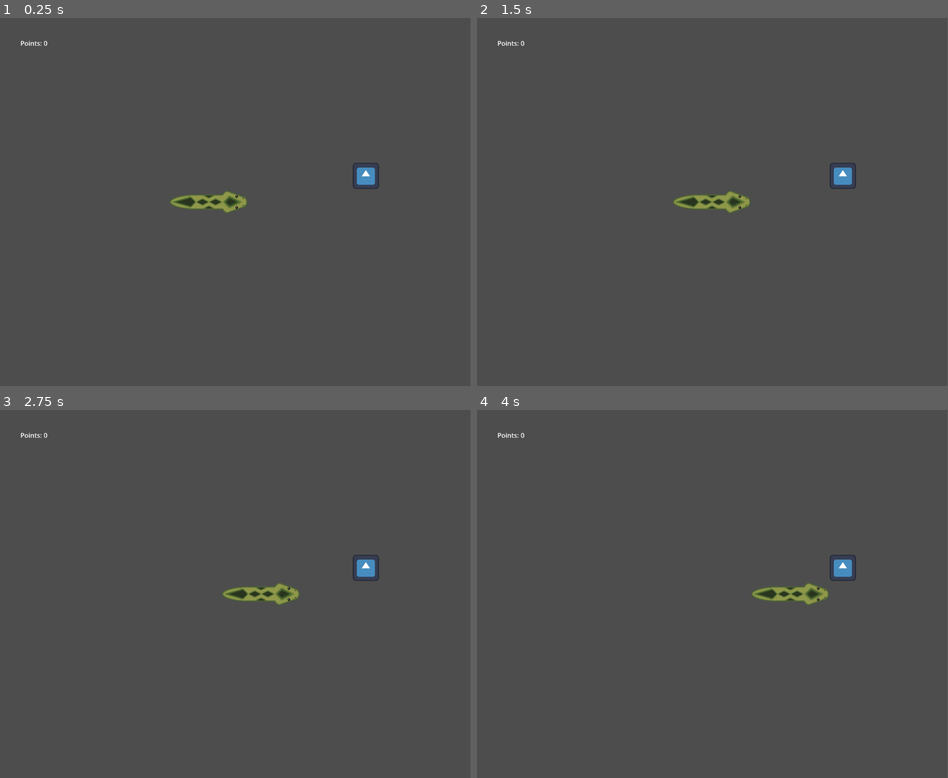
Above: before the commit, frames 1-4 (two rows, left to right).
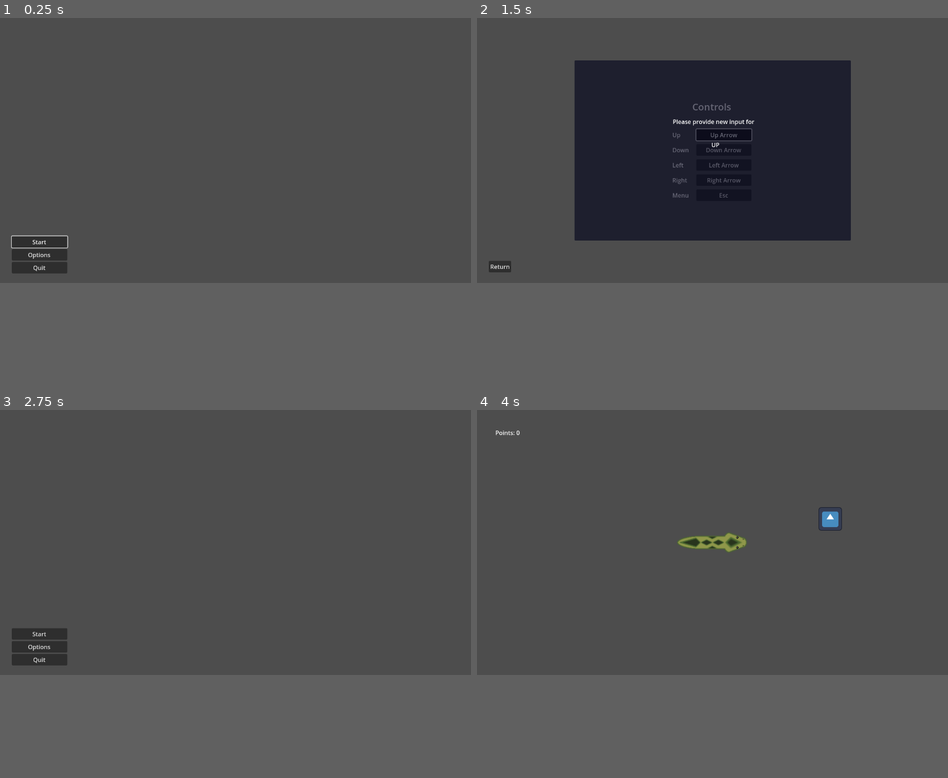
Above: after the commit, the same moments.

Repository: Szpaner/SnakeDot
Game: Godot game, scene res://assets/Scenes/Menu/menu.tscn
Two runs of this game, one before a commit and one after it. Both use one fixed random seed, a clock stepped at 60 frames per second and the inputs below. Before the commit the project starts from res://assets/Scenes/Game/game.tscn. The engine's default icon, where the game draws it, is replaced by a stand-in: a white triangle on a blue panel in a dark square.
Inputs (mouse positions are in pixels of both pictures, inside the frame that each line leads up to):
- Up to frame 1 (0.25 s): no input
- Up to frame 2 (1.5 s): click (514, 345) at 0.5 s, where only the run after the commit has a clickable "Options"; click (721, 179) at 1.25 s, where only the run after the commit has a clickable "Up Arrow"
- Up to frame 3 (2.75 s): click (23, 755) at 2 s, where only the run after the commit has a clickable "Return"
- Up to frame 4 (4 s): click (514, 722) at 2.75 s, where only the run after the commit has a clickable "Start"; tap Enter at 3.5 s; hold Right (move_right) from 3.53 s (still down)
In our replay, the window is 799x625 before the commit and 800x450 after it. These sizes can differ from the game's own. Grey fills any space a smaller window leaves; there, only what the larger window draws over its background counts as a difference.

The runs differ from the first frame. In frame 1, 2.0% of the frame differs, in the area x 2-81%, y 6-70%; in frame 2, 29%; in frame 3, 1.9%; in frame 4, 1.6%.

Commit message:
"Working" Options

Diff:
--- a/assets/Scenes/Menu/Options/options.gd
+++ b/assets/Scenes/Menu/Options/options.gd
@@ -1,4 +1,6 @@
 extends Control
+
+signal closed_options
 
 const INPUT_ACTIONS = [ "move_up", "move_down", "move_left", "move_right", "menu" ]
 const CONFIG_FILE = "user://config.cfg"
@@ -16,14 +18,15 @@
 
 # Called when the node enters the scene tree for the first time.
 func _ready():
+	set_process_unhandled_input(false)
 	pass # Replace with function body.
 
 func _process(delta):
 	pass
 
-func _input(event):
+func _unhandled_input(event):
 	if event is InputEventKey:
-		set_process_input(false)
+		set_process_unhandled_input(false)
 		InputMap.action_erase_events(action)
 		InputMap.action_add_event(action, event)
 		rebindCont.visible = false
@@ -35,7 +38,7 @@
 	rebindCont.visible = true
 	action = "move_up"
 	curBtn = upBtn
-	set_process_input(true)
+	set_process_unhandled_input(true)
 
 
 func _on_down_button_toggled(toggled_on):
@@ -68,3 +71,7 @@
 	action = "menu"
 	curBtn = menuBtn
 	set_process_input(true)
+
+
+func _on_button_pressed():
+	closed_options.emit()
--- a/assets/Scenes/Menu/Options/options.tscn
+++ b/assets/Scenes/Menu/Options/options.tscn
@@ -17,11 +17,18 @@
 script = ExtResource("1_vnryg")
 
 [node name="HBoxContainer" type="HBoxContainer" parent="."]
-layout_mode = 0
-offset_left = 323.0
-offset_top = 216.0
-offset_right = 488.0
-offset_bottom = 419.0
+layout_mode = 1
+anchors_preset = 8
+anchor_left = 0.5
+anchor_top = 0.5
+anchor_right = 0.5
+anchor_bottom = 0.5
+offset_left = -109.5
+offset_top = -137.0
+offset_right = 109.5
+offset_bottom = 137.0
+grow_horizontal = 2
+grow_vertical = 2
 
 [node name="LPanel" type="VBoxContainer" parent="HBoxContainer"]
 layout_mode = 2
@@ -150,8 +157,21 @@
 size_flags_vertical = 0
 horizontal_alignment = 1
 
+[node name="ReturnButton" type="Button" parent="."]
+layout_mode = 1
+anchors_preset = 2
+anchor_top = 1.0
+anchor_bottom = 1.0
+offset_left = 32.0
+offset_top = -60.0
+offset_right = 93.0
+offset_bottom = -29.0
+grow_vertical = 0
+text = "Return"
+
 [connection signal="toggled" from="HBoxContainer/LPanel/GridContainer/UpButton" to="." method="_on_up_button_toggled"]
 [connection signal="toggled" from="HBoxContainer/LPanel/GridContainer/DownButton" to="." method="_on_down_button_toggled"]
 [connection signal="toggled" from="HBoxContainer/LPanel/GridContainer/LeftButton" to="." method="_on_left_button_toggled"]
 [connection signal="toggled" from="HBoxContainer/LPanel/GridContainer/RightButton" to="." method="_on_right_button_toggled"]
 [connection signal="toggled" from="HBoxContainer/LPanel/GridContainer/MenuButton" to="." method="_on_menu_button_toggled"]
+[connection signal="pressed" from="ReturnButton" to="." method="_on_button_pressed"]
--- a/assets/Scenes/Menu/menu.gd
+++ b/assets/Scenes/Menu/menu.gd
@@ -1,9 +1,12 @@
 extends Control
 
 
+@onready var gameMenu : VBoxContainer = $GameMenu
+@onready var options : Control = $Options
+
 # Called when the node enters the scene tree for the first time.
 func _ready():
-	$VBoxContainer/Start.grab_focus()
+	$GameMenu/StartButton.grab_focus()
 
 
 
@@ -12,8 +15,14 @@
 
 
 func _on_options_pressed():
-	pass # Replace with function body.
+	gameMenu.hide()
+	options.show()
 
 
 func _on_quit_pressed():
 	get_tree().quit()
+
+
+func _on_options_2_closed_options():
+	options.hide()
+	gameMenu.show()
--- a/assets/Scenes/Menu/menu.tscn
+++ b/assets/Scenes/Menu/menu.tscn
@@ -1,6 +1,7 @@
-[gd_scene load_steps=2 format=3 uid="uid://cwcuoecebgry6"]
+[gd_scene load_steps=3 format=3 uid="uid://cwcuoecebgry6"]
 
 [ext_resource type="Script" path="res://assets/Scenes/Menu/menu.gd" id="1_5q4ix"]
+[ext_resource type="PackedScene" uid="uid://dt70irply2xlo" path="res://assets/Scenes/Menu/Options/options.tscn" id="2_ccosc"]
 
 [node name="Menu" type="Control"]
 layout_mode = 3
@@ -11,7 +12,7 @@
 grow_vertical = 2
 script = ExtResource("1_5q4ix")
 
-[node name="VBoxContainer" type="VBoxContainer" parent="."]
+[node name="GameMenu" type="VBoxContainer" parent="."]
 layout_mode = 1
 anchors_preset = 2
 anchor_top = 1.0
@@ -22,25 +23,30 @@
 offset_bottom = -24.0
 grow_vertical = 0
 
-[node name="Start" type="Button" parent="VBoxContainer"]
+[node name="StartButton" type="Button" parent="GameMenu"]
 layout_mode = 2
-focus_neighbor_top = NodePath("../Quit")
-focus_neighbor_bottom = NodePath("../Options")
+focus_neighbor_top = NodePath("../QuitButton")
+focus_neighbor_bottom = NodePath("../OptionsButton")
 text = "Start"
 
-[node name="Options" type="Button" parent="VBoxContainer"]
+[node name="OptionsButton" type="Button" parent="GameMenu"]
 layout_mode = 2
-focus_neighbor_top = NodePath("../Start")
-focus_neighbor_bottom = NodePath("../Quit")
+focus_neighbor_top = NodePath("../StartButton")
+focus_neighbor_bottom = NodePath("../QuitButton")
 text = "Options"
 
-[node name="Quit" type="Button" parent="VBoxContainer"]
+[node name="QuitButton" type="Button" parent="GameMenu"]
 layout_mode = 2
 size_flags_vertical = 8
-focus_neighbor_top = NodePath("../Options")
-focus_neighbor_bottom = NodePath("../Start")
+focus_neighbor_top = NodePath("../OptionsButton")
+focus_neighbor_bottom = NodePath("../StartButton")
 text = "Quit"
 
-[connection signal="pressed" from="VBoxContainer/Start" to="." method="_on_start_pressed"]
-[connection signal="pressed" from="VBoxContainer/Options" to="." method="_on_options_pressed"]
-[connection signal="pressed" from="VBoxContainer/Quit" to="." method="_on_quit_pressed"]
+[node name="Options" parent="." instance=ExtResource("2_ccosc")]
+visible = false
+layout_mode = 1
+
+[connection signal="pressed" from="GameMenu/StartButton" to="." method="_on_start_pressed"]
+[connection signal="pressed" from="GameMenu/OptionsButton" to="." method="_on_options_pressed"]
+[connection signal="pressed" from="GameMenu/QuitButton" to="." method="_on_quit_pressed"]
+[connection signal="closed_options" from="Options" to="." method="_on_options_2_closed_options"]
--- a/assets/Scenes/Snake/snake.gd
+++ b/assets/Scenes/Snake/snake.gd
@@ -34,10 +34,12 @@
 
 	timer.start();
 
+
 func _process(delta):
 	#inputs
 	#vel = Vector2()
-
+	if Input.is_action_pressed("menu"):
+		pass #TODO
 	if Input.is_action_pressed("move_up") and vel[0].y == 0:
 		lastActionPressed = "move_up"
 	elif Input.is_action_pressed("move_down") and vel[0].y == 0:
@@ -46,6 +48,7 @@
 		lastActionPressed = "move_left"
 	if Input.is_action_pressed("move_right") and vel[0].x == 0:
 		lastActionPressed = "move_right"
+
 
 	currentDelay -= delta
 	if currentDelay <= 0:
--- a/project.godot
+++ b/project.godot
@@ -11,13 +11,14 @@
 [application]
 
 config/name="Snake"
-run/main_scene="res://assets/Scenes/Game/game.tscn"
+run/main_scene="res://assets/Scenes/Menu/menu.tscn"
 config/features=PackedStringArray("4.2", "Forward Plus")
 config/icon="res://icon.svg"
 
 [display]
 
-window/size/viewport_height=900
+window/size/viewport_width=1280
+window/size/viewport_height=720
 
 [dotnet]
 
@@ -50,3 +51,8 @@
 "events": [Object(InputEventKey,"resource_local_to_scene":false,"resource_name":"","device":0,"window_id":0,"alt_presse …(181 unchanged characters)…
 ]
 }
+menu={
+"deadzone": 0.5,
+"events": [Object(InputEventKey,"resource_local_to_scene":false,"resource_name":"","device":-1,"window_id":0,"alt_pressed":false,"shift_pressed":false,"ctrl_pressed":false,"meta_pressed":false,"pressed":false,"keycode":0,"physical_keycode":4194305,"key_label":0,"unicode":0,"echo":false,"script":null)
+]
+}
